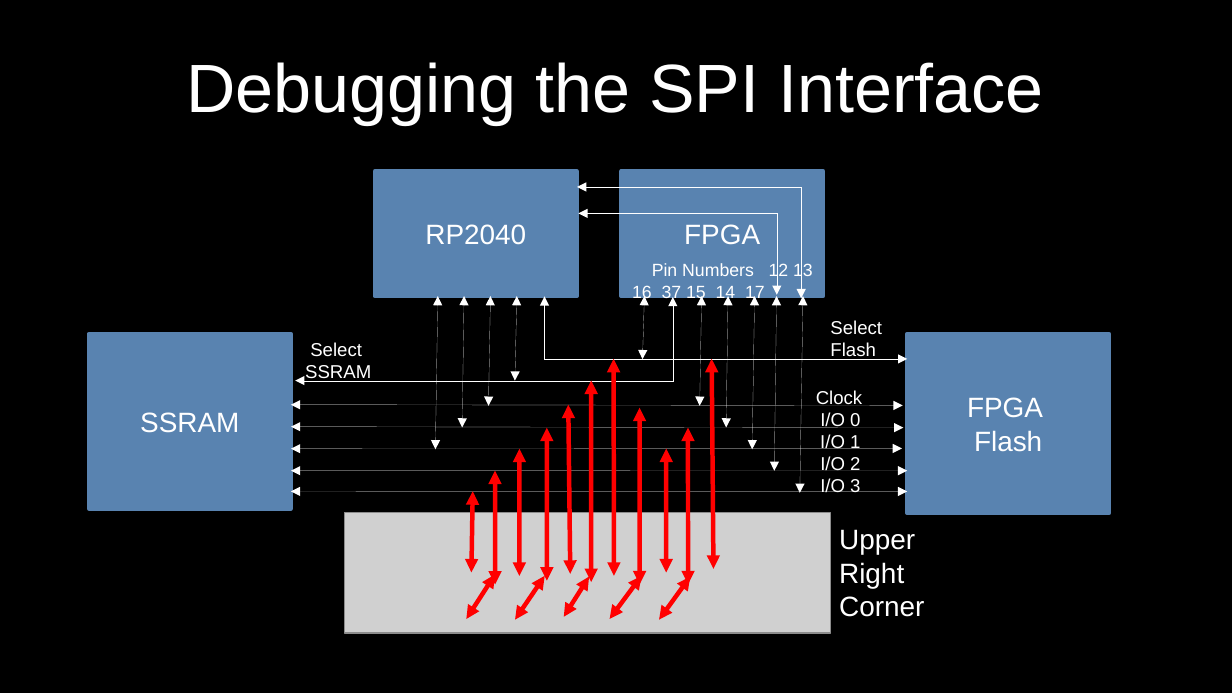
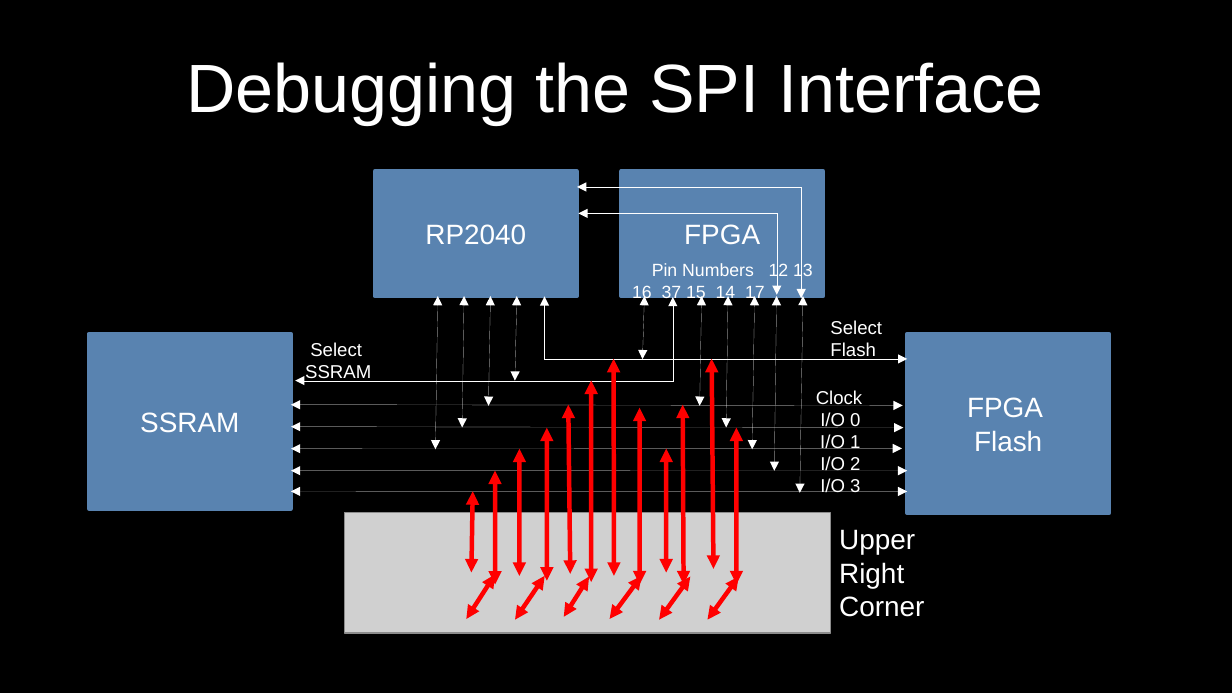
Before and after one commit to tinyvision-ai-inc/pico-ice, a slide deck: slide 1 of Docs/pinout/debug_spi_black.odp. Drawn at 1232x693 pixels with LibreOffice and Linux fonts; fonts in the diff are those of the drawing; grey boxes stand for pictures. Boxes give left, top, right and bottom in pixels: in the first picture for what was removed or moved away, otherwise in the second. Text is boxed around its words. In the diff, an @@ line names an element or a change of style, - is before the commit and + after.

Commit message:
Fixed an error in the spi debug black image.

```diff
--- a/Docs/pinout/debug_spi_black.odp
+++ b/Docs/pinout/debug_spi_black.odp
@@ double arrow added from (683, 405) to (684, 585), #FF0000 2.89 pt @@
@@ double arrow moved from (689, 428) - (689, 585) to (737, 428) - (737, 585) @@
@@ double arrow added from (708, 619) to (739, 577), #FF0000 2.89 pt @@
```
Also in this commit, not shown: 2 other files.
